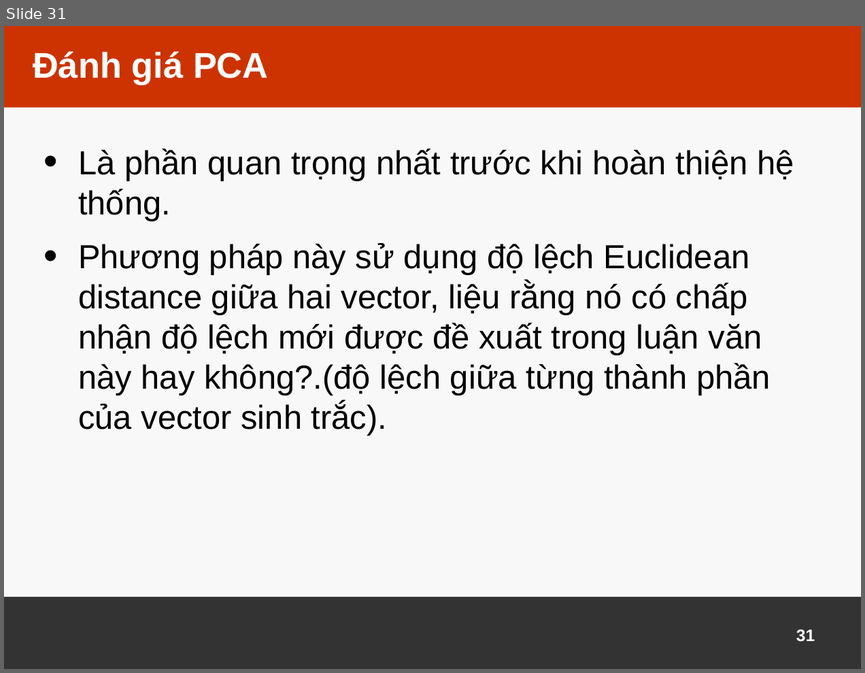
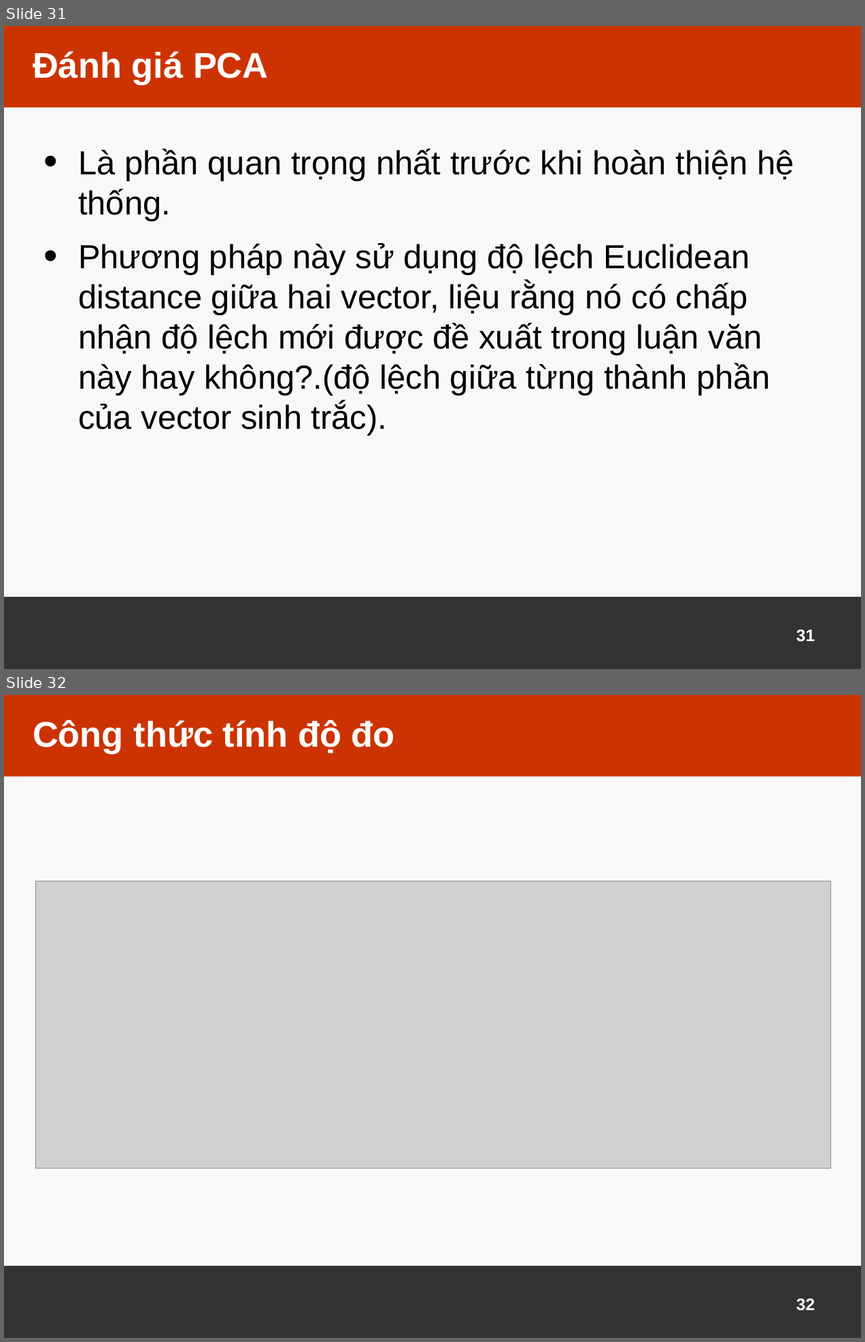
Before and after one commit to xnguyena2/test, a slide deck: Slide.pptx. Shown one above the other, each under a label of ours: slide 31 before the commit, slides 31 and 32 after it. The pictures are 865x673 and 865x1342 pixels, drawn with LibreOffice and Linux fonts; fonts in the diff are those of the drawing; grey boxes stand for pictures; background and template pictures are left out. Boxes give left, top, right and bottom in pixels: in the first picture for what was removed or moved away, otherwise in the second. Text is boxed around its words. In the diff, an @@ line names an element or a change of style, - is before the commit and + after.

```diff
--- a/Slide.pptx
+++ b/Slide.pptx
@@ slide 32 added at <box>4,695,861,1338</box>, background #F8F8F8; not listed: 2 template elements that a slide beside it also shows @@
@@ title added at <box>33,719,395,754</box>, 30 pt, text #FFFFFF, bold @@
+Công thức tính độ đo
@@ picture added at <box>36,881,831,1168</box> @@
@@ page number added at <box>796,1298,815,1310</box>, 14 pt, text #FFFFFF @@
+32
```
Also in this commit, not shown: 1 slide changed.
